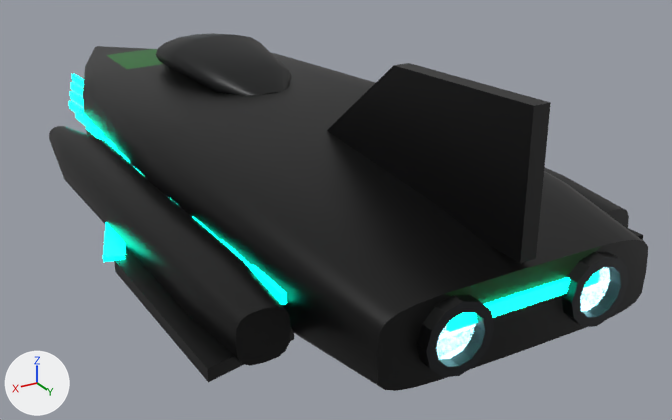
Before and after pictures for a commit that changed the glTF model public/assets/kits/shaddai_ship_viper_v01.glb.
One viewpoint serves both versions: a 50 mm camera at (2.31, 5.1, 2.6) aimed at (-0.38, 0.63, 0.36). The lights are fixed; the arrows at lower left show +X, +Y and +Z. The picture after the commit comes second. Where no turn or scale is listed for an object, it has been applied to the vertices.

In view in the first picture: 'shaddai_ship_viper', 'shaddai_ship_viper_thrusters'.
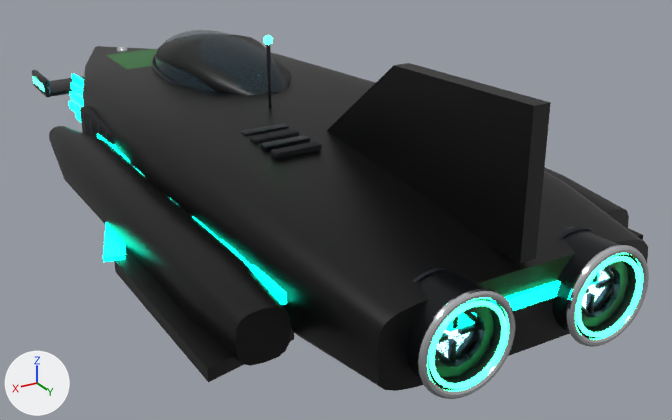
What changed in the scene script:
```text
Add mat_shipd_glow_viper:
    mat_shipd_glow_viper = principled_material('shipd_glow_viper')
    mat_shipd_glow_viper.base_color = (0.0242, 1.0, 0.246)  # green #2bff88
    mat_shipd_glow_viper.roughness = 0.3
    mat_shipd_glow_viper.emission_color = (0.0242, 1.0, 0.246)  # green #2bff88
    mat_shipd_glow_viper.emission_strength = 9.0
Add mat_shipd_body_viper:
    mat_shipd_body_viper = principled_material('shipd_body_viper')
    mat_shipd_body_viper.base_color = (0.00518, 0.007, 0.00913)  # black #101418
    mat_shipd_body_viper.metallic = 0.55
    mat_shipd_body_viper.roughness = 0.35
Add mat_shipd_core:
    mat_shipd_core = principled_material('shipd_core')
    mat_shipd_core.base_color = (0.35, 0.95, 1.0)  # cyan #a0f9ff
    mat_shipd_core.roughness = 0.2
    mat_shipd_core.emission_color = (0.35, 0.95, 1.0)  # cyan #a0f9ff
    mat_shipd_core.emission_strength = 14.0
Add mat_shipd_glass:
    mat_shipd_glass = principled_material('shipd_glass')
    mat_shipd_glass.base_color = (0.02, 0.05, 0.07)  # dark blue #273f4b
    mat_shipd_glass.metallic = 0.1
    mat_shipd_glass.roughness = 0.03
    mat_shipd_glass.alpha = 0.42
Add mat_shipd_dark:
    mat_shipd_dark = principled_material('shipd_dark')
    mat_shipd_dark.base_color = (0.008, 0.009, 0.012)  # black #16181d
    mat_shipd_dark.metallic = 0.3
    mat_shipd_dark.roughness = 0.7
Add mat_shipd_chrome:
    mat_shipd_chrome = principled_material('shipd_chrome')
    mat_shipd_chrome.base_color = (0.8, 0.82, 0.85)  # white #e7eaed
    mat_shipd_chrome.metallic = 1.0
    mat_shipd_chrome.roughness = 0.12
Add mat_shipd_gunmetal:
    mat_shipd_gunmetal = principled_material('shipd_gunmetal')
    mat_shipd_gunmetal.base_color = (0.035, 0.04, 0.05)  # dark grey #35383f
    mat_shipd_gunmetal.metallic = 0.9
    mat_shipd_gunmetal.roughness = 0.32
Add me_shaddai_ship_viper_detail:
    me_shaddai_ship_viper_detail.from_pydata(...)  # 7683 vertices, 14844 faces; spans x -0.81..0.81, y -2.24..2.82, z 0.49..1.52
    # faces by material slot: [7564, 776, 2672, 976, 480, 268, 2108]
    me_shaddai_ship_viper_detail.materials.append(mat_shipd_gunmetal)  # dark grey #35383f
    me_shaddai_ship_viper_detail.materials.append(mat_shipd_dark)  # black #16181d
    me_shaddai_ship_viper_detail.materials.append(mat_shipd_glow_viper)  # green #2bff88, glowing green #2bff88
    me_shaddai_ship_viper_detail.materials.append(mat_shipd_core)  # cyan #a0f9ff, glowing cyan #a0f9ff
    me_shaddai_ship_viper_detail.materials.append(mat_shipd_glass)  # dark blue #273f4b
    me_shaddai_ship_viper_detail.materials.append(mat_shipd_body_viper)  # black #101418
    me_shaddai_ship_viper_detail.materials.append(mat_shipd_chrome)  # white #e7eaed
Add ob_shaddai_ship_viper_detail:
    ob_shaddai_ship_viper_detail = bpy.data.objects.new('shaddai_ship_viper_detail', me_shaddai_ship_viper_detail)
    ob_shaddai_ship_viper_detail.location = (0.0, 0.0, 0.0)
```

Location of each change, (x1, y1, x2, y2) in pixels of the pictures (672 x 420 px):
'shaddai_ship_viper_detail', added: after (32, 30, 649, 399)
    faces in mat_shipd_chrome (white #e7eaed): (116, 46, 649, 399)
    faces in mat_shipd_body_viper (black #101418): (50, 76, 637, 389)
    faces in mat_shipd_glass (dark blue #273f4b): (155, 30, 290, 95)
    faces in mat_shipd_gunmetal (dark grey #35383f): (32, 44, 614, 362)
    faces in mat_shipd_dark (black #16181d): (80, 106, 636, 383)
